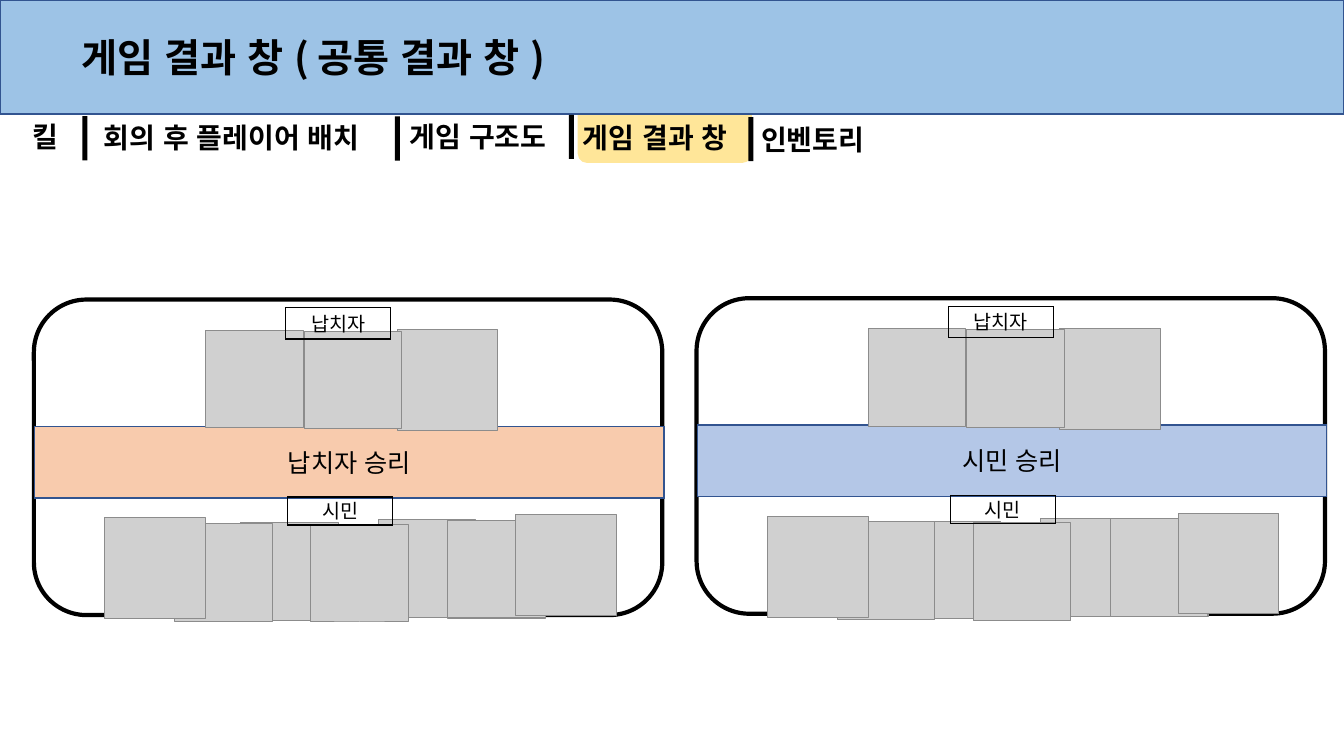
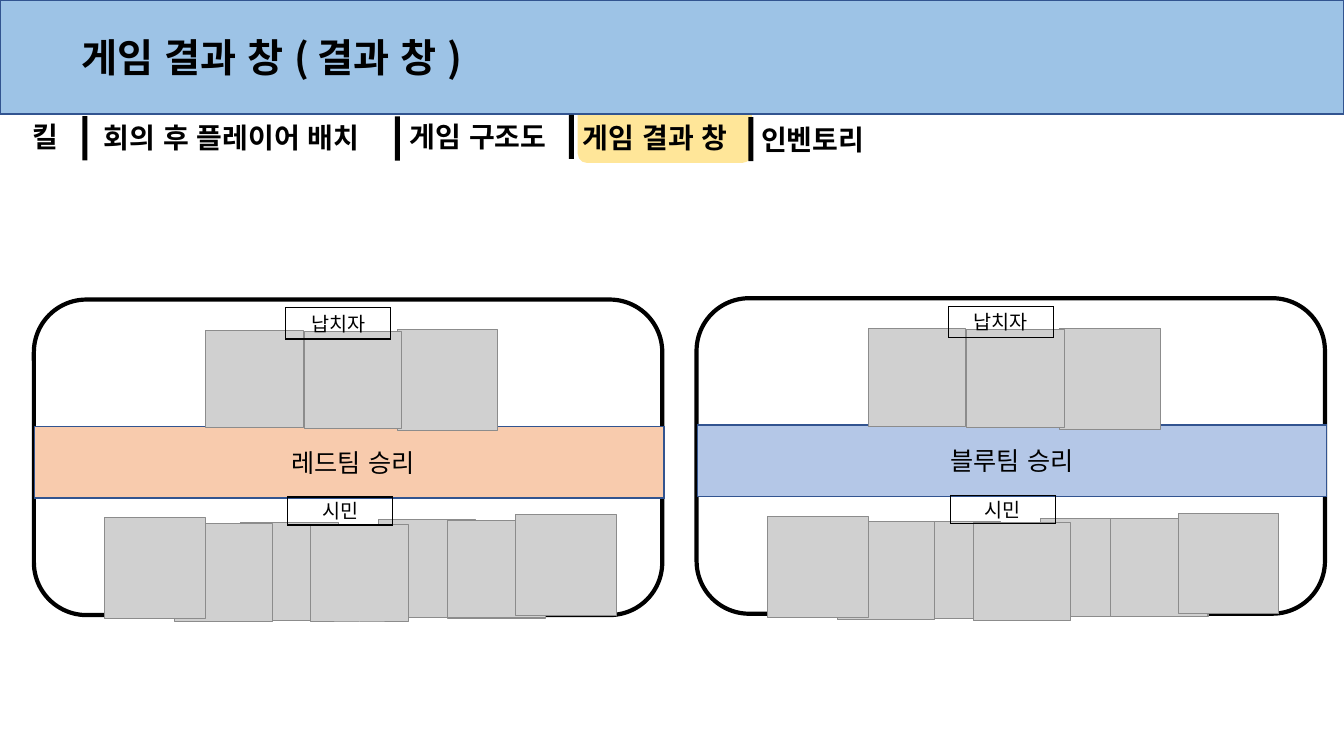
Before and after one commit to anglik0370/EscapeIsland, a slide deck: slide 7 of Document/시스템/시스템.pptx. Drawn at 1344x756 pixels with LibreOffice and Linux fonts; fonts in the diff are those of the drawing; grey boxes stand for pictures. Boxes give left, top, right and bottom in pixels: in the first picture for what was removed or moved away, otherwise in the second. Text is boxed around its words. In the diff, an @@ line names an element or a change of style, - is before the commit and + after.

```diff
--- a/Document/시스템/시스템.pptx
+++ b/Document/시스템/시스템.pptx
@@ text at <box>81,39,437,76</box>: text changed @@
-게임 결과 창 ( 공통 결과 창 )
+게임 결과 창 ( 결과 창 )
@@ text in rectangle at <box>951,449,1073,472</box>: text changed @@
-시민 승리
+블루팀 승리
@@ text in rectangle at <box>291,451,414,474</box>: text changed @@
-납치자 승리
+레드팀 승리
```
Also in this commit, not shown: 9 other files.
